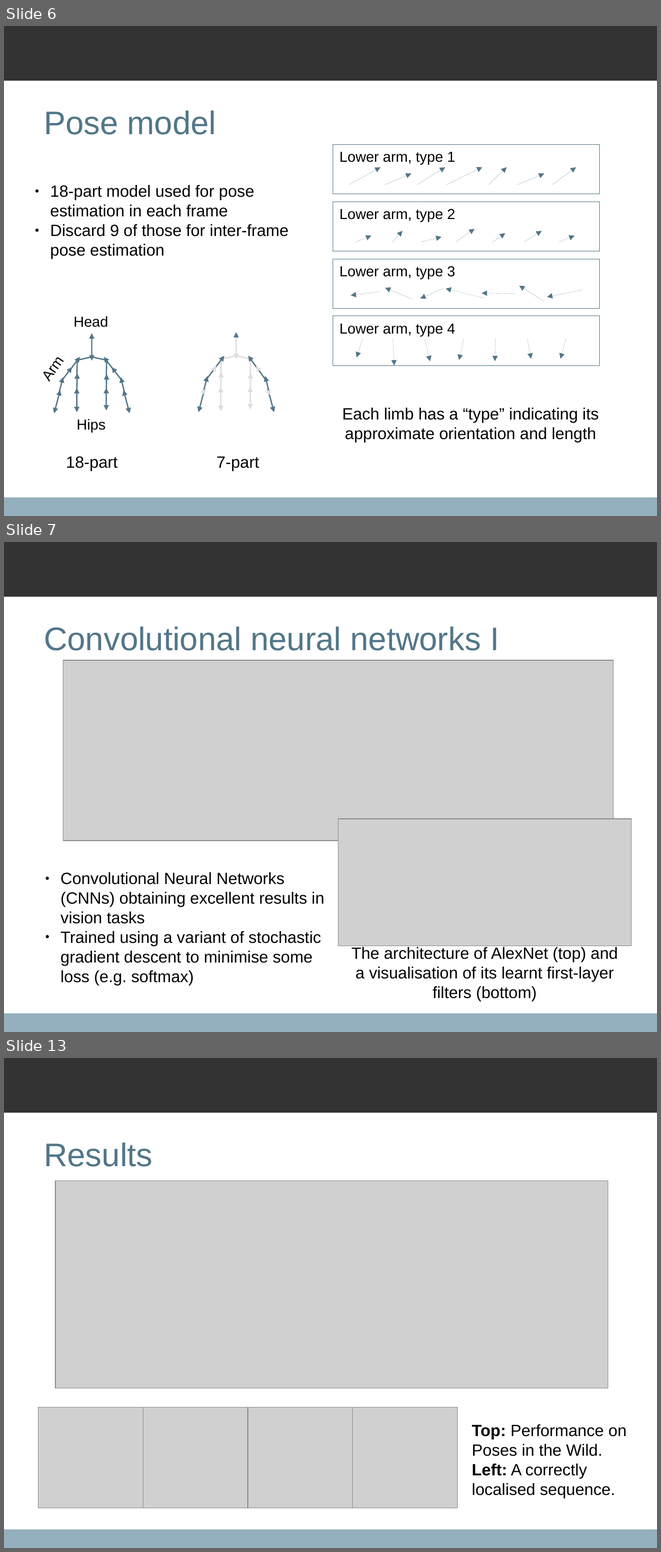
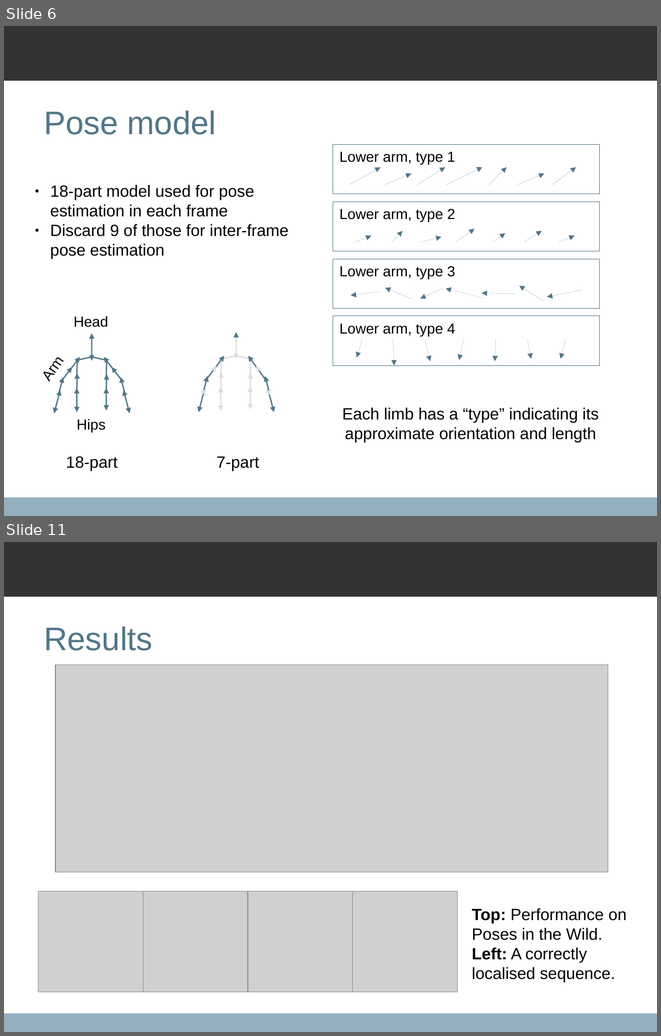
Before and after one commit to qxcv/comp2560, a slide deck: presentation/presentation.odp. Shown one above the other, each under a label of ours: slides 6, 7 and 13 before the commit, slides 6 and 11 after it; the slides between them are not shown. The pictures are 661x1552 and 661x1036 pixels, drawn with LibreOffice and Linux fonts; fonts in the diff are those of the drawing; grey boxes stand for pictures; background and template pictures are left out. Boxes give left, top, right and bottom in pixels: in the first picture for what was removed or moved away, otherwise in the second. Text is boxed around its words. In the diff, an @@ line names an element or a change of style, - is before the commit and + after.

```diff
--- a/presentation/presentation.odp
+++ b/presentation/presentation.odp
@@ slide 7 removed at (4, 542, 657, 1032), background #FFFFFF; not listed: 2 template elements that a slide beside it also shows @@
@@ title removed at (44, 626, 499, 651) @@
-Convolutional neural networks I
@@ picture removed at (63, 660, 614, 840) @@
@@ picture removed at (338, 819, 632, 945) @@
@@ text removed at (61, 872, 324, 985) @@
-● Convolutional Neural Networks (CNNs) obtaining excellent results in vision tasks
-● Trained using a variant of stochastic gradient descent to minimise some loss (e.g. softmax)
@@ text removed at (351, 945, 618, 1000) @@
-The architecture of AlexNet (top) and a visualisation of its learnt first-layer filters (bottom)
@@ what was slide 13 is now slide 11 @@
```
Also in this commit, not shown: 4 slides changed, 1 other slide removed.
